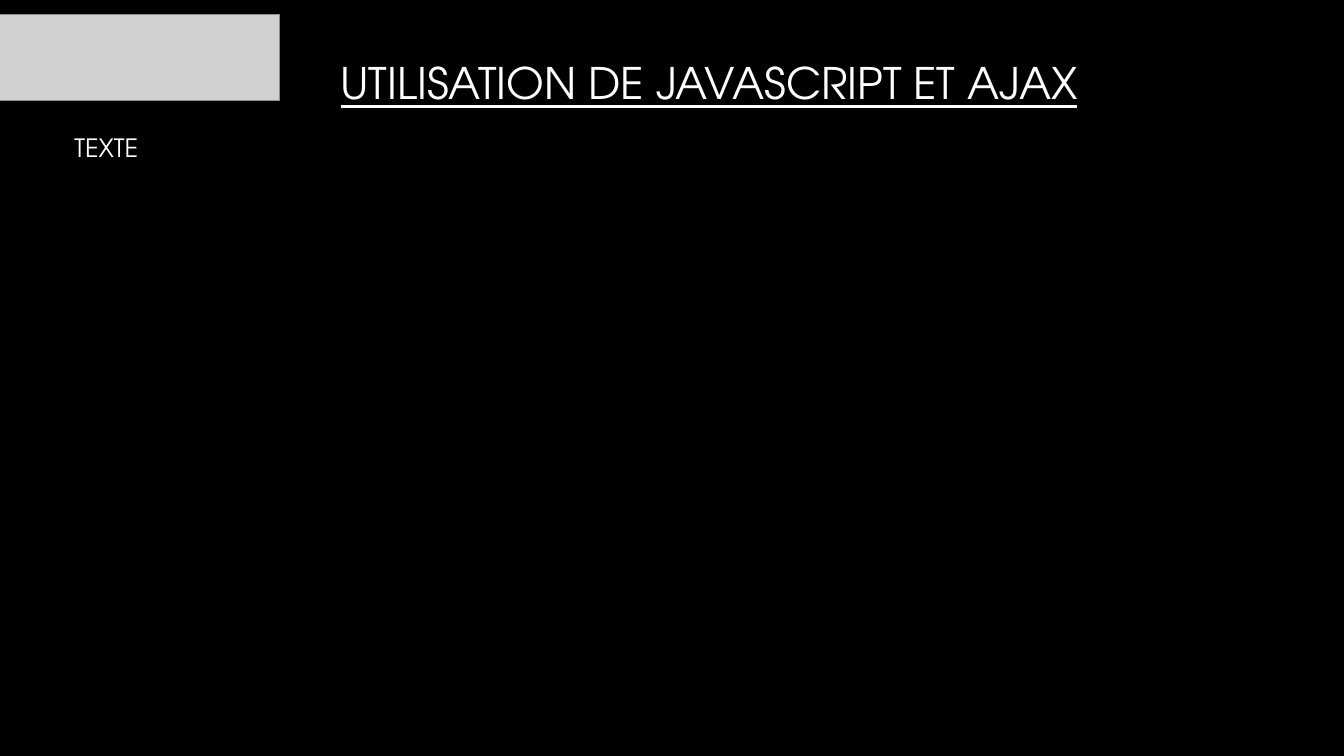
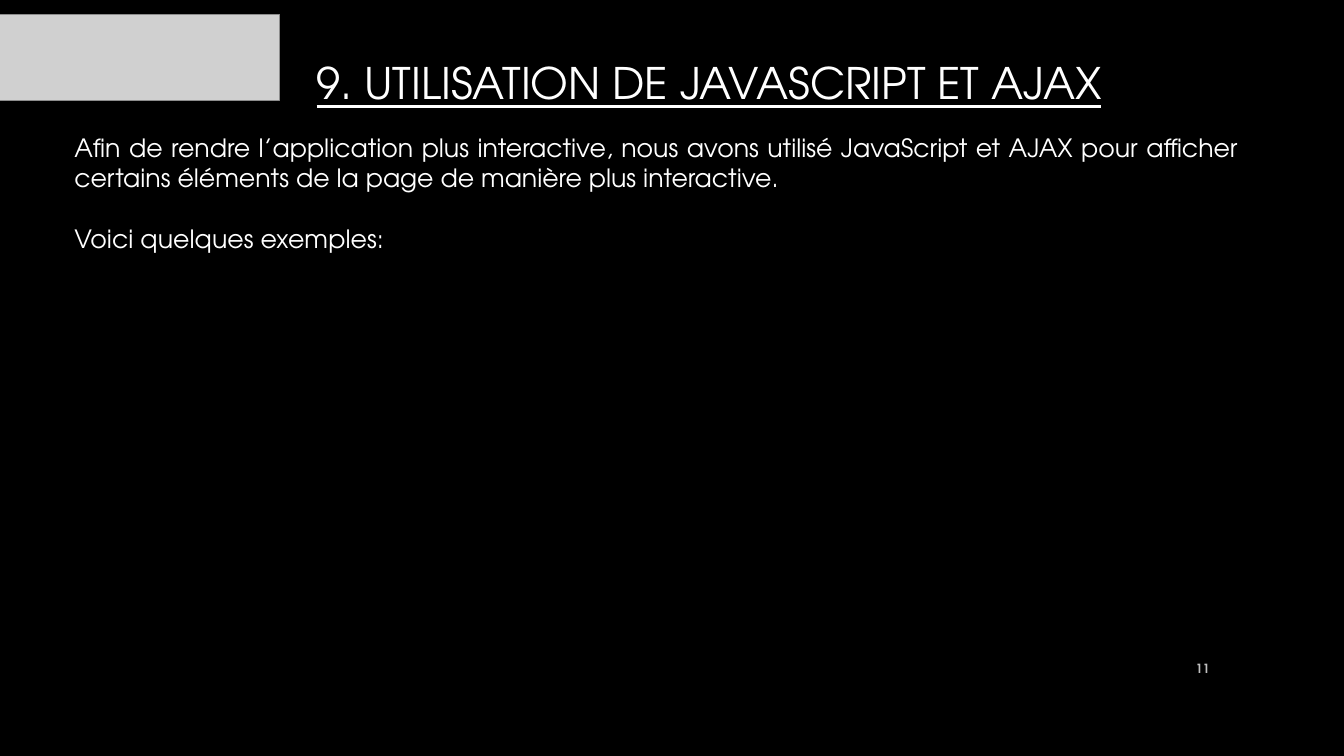
Before and after one commit to sodoto/projetFinal, a slide deck: slide 11 of presentation/CommunAction.pptx (slide 9 before the commit). Drawn at 1344x756 pixels with LibreOffice and Linux fonts; fonts in the diff are those of the drawing; grey boxes stand for pictures; background and template pictures are left out. Boxes give left, top, right and bottom in pixels: in the first picture for what was removed or moved away, otherwise in the second. Text is boxed around its words. In the diff, an @@ line names an element or a change of style, - is before the commit and + after.

```diff
--- a/presentation/CommunAction.pptx
+++ b/presentation/CommunAction.pptx
@@ title at [317,66,1101,108]: text changed @@
-UTILISATION DE JAVASCRIPT ET AJAX
+9. UTILISATION DE JAVASCRIPT ET AJAX
@@ text at [74,138,1237,253]: text changed @@
-TEXTE
+Afin de rendre l’application plus interactive, nous avons utilisé JavaScript et AJAX pour afficher certains éléments de la page de manière plus interactive.
+Voici quelques exemples:
@@ page number added at [1196,663,1210,673], 9 pt, text #BFBFBF, bold @@
+11
```
Also in this commit, not shown: 11 other slides changed, 2 slides added.
